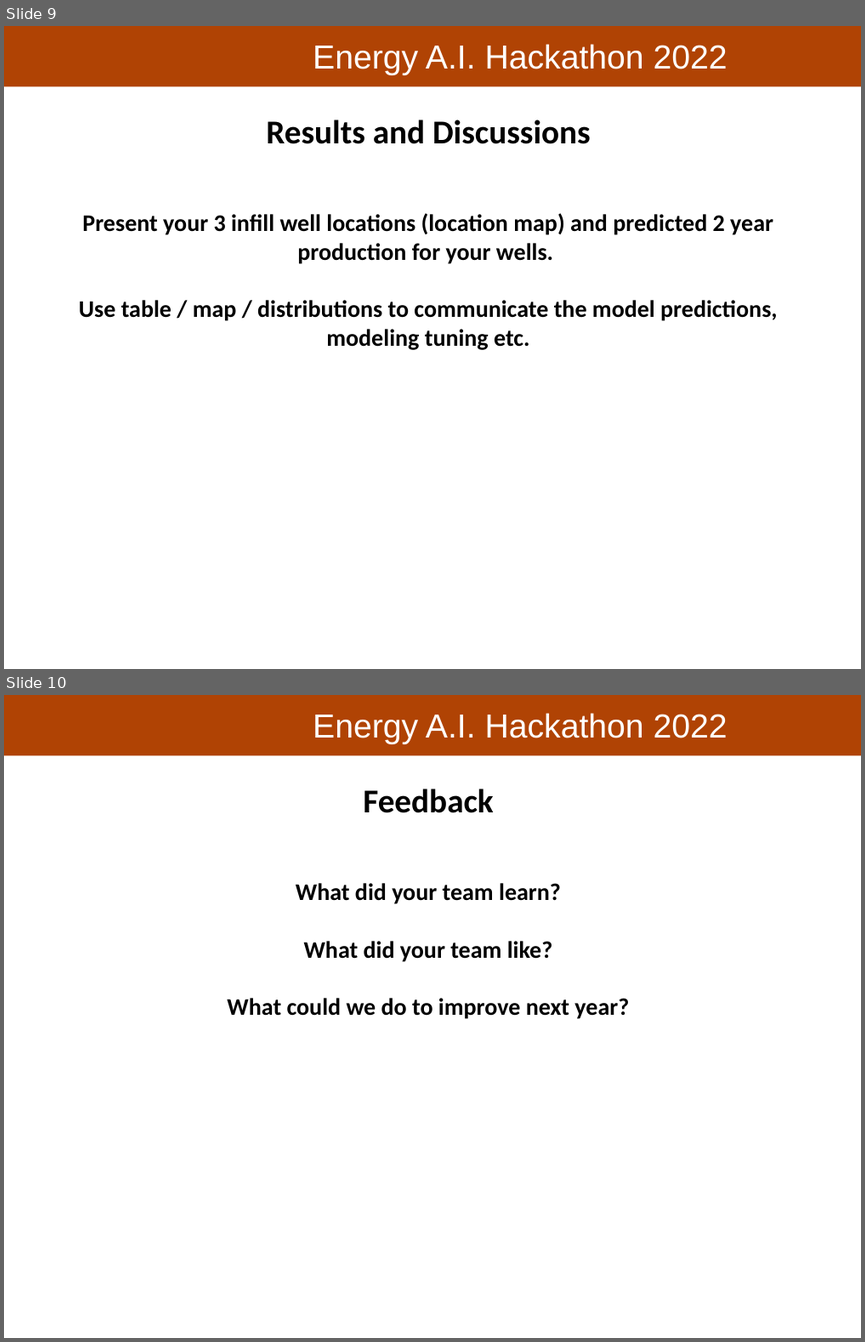
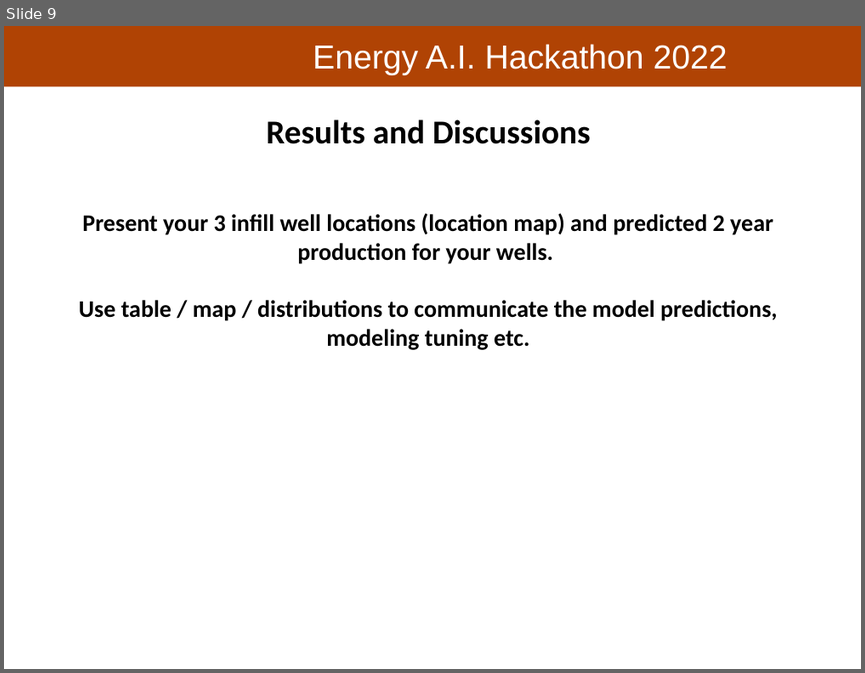
Before and after one commit to PGEHackathon/Longhorn_Energy_Club, a slide deck: Longhorn_Energy_Club_Presentation.pptx. Shown one above the other, each under a label of ours: slides 9 and 10 before the commit, slide 9 after it. The pictures are 865x1342 and 865x673 pixels, drawn with LibreOffice and Linux fonts; fonts in the diff are those of the drawing; background and template pictures are left out. Boxes give left, top, right and bottom in pixels: in the first picture for what was removed or moved away, otherwise in the second. Text is boxed around its words. In the diff, an @@ line names an element or a change of style, - is before the commit and + after.

```diff
--- a/Longhorn_Energy_Club_Presentation.pptx
+++ b/Longhorn_Energy_Club_Presentation.pptx
@@ slide 10 removed at [4,695,861,1338], background #FFFFFF; not listed: 2 template elements that a slide beside it also shows @@
@@ text removed at [227,789,629,1019] @@
-Feedback
-What did your team learn?
-What did your team like?
-What could we do to improve next year?
```
Also in this commit, not shown: 1 slide added, 4 other files.
